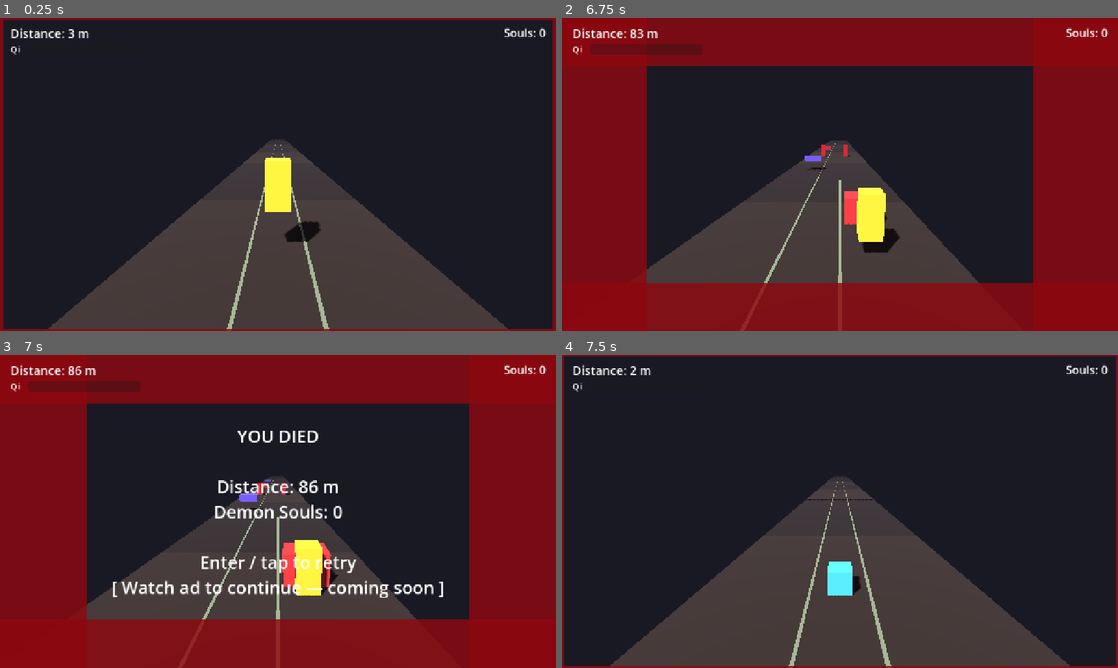
Above: before the commit, frames 1-4 (two rows, left to right).
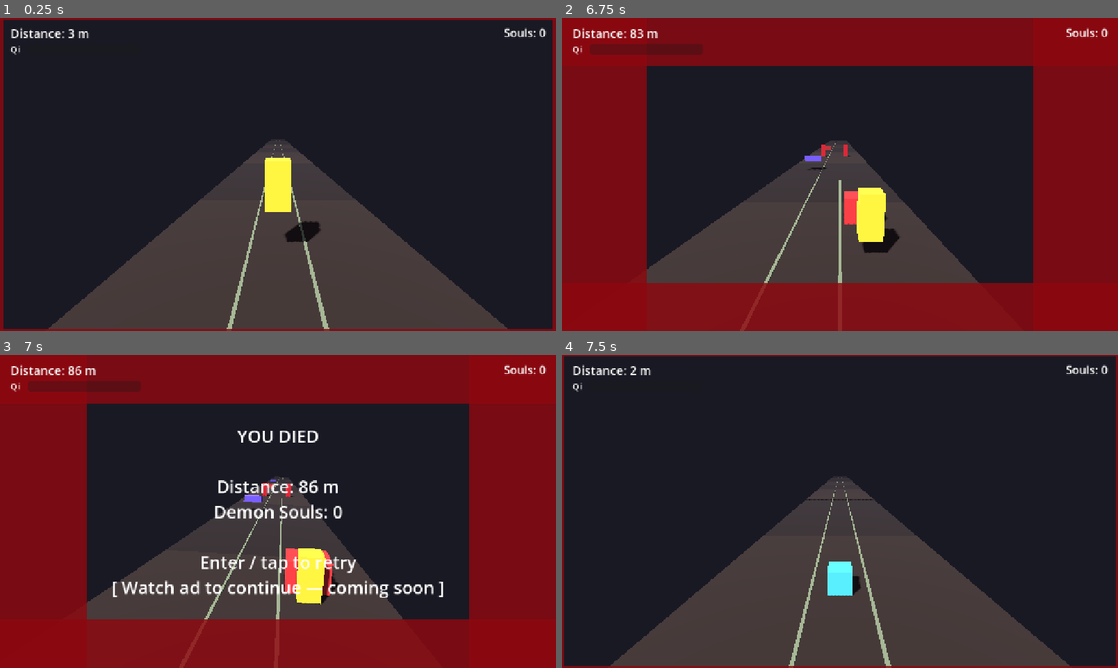
Above: after the commit, the same moments.

Repository: DanielEleojo/tribulation
Game: Godot game, scene res://scenes/game.tscn
The game is run twice, just before and just after one commit, with the same random seed, the same clock (stepped at 60 frames per second) and the same inputs.
Inputs (mouse positions are in pixels of both pictures, inside the frame that each line leads up to):
- Up to frame 1 (0.25 s): no input
- Up to frame 2 (6.75 s): tap Enter (restart) at 0.5, 4.15 s; move the mouse to (962, 158) at 0.52 s; hold Right (move_right) 0.53-1.28 s; tap F (slash) every 1.5 s from 0.6 to 6.6 s; click (962, 158) at 0.67 s; tap Space (jump) at 0.77, 1.52, 3.02, 3.77, 4.52, 6.02 s; move the mouse to (728, 190) at 1.27 s; hold Left (move_left) 1.28-2.03 s; tap Down (slide) every 1.5 s from 1.35 to 5.85 s; move the mouse to (895, 105) at 2.02 s; hold Right (move_right) 2.03-3.53 s; move the mouse to (812, 237) at 2.77 s; click (812, 237) at 2.92 s; move the mouse to (1006, 221) at 3.52 s; hold Left (move_left) 3.53-5.78 s; move the mouse to (673, 127) at 4.27 s; move the mouse to (867, 174) at 5.02 s; click (867, 174) at 5.17 s; move the mouse to (756, 96) at 5.77 s; hold Right (move_right) from 5.78 s (still down); move the mouse to (962, 158) at 6.52 s
- Up to frame 3 (7 s): keep holding Right (move_right); tap Space (jump) at 6.77 s
- Up to frame 4 (7.5 s): keep holding Right (move_right); tap Enter (restart) at 7.25 s; move the mouse to (728, 527) at 7.27 s; tap Down (slide) at 7.35 s; click (728, 527) at 7.42 s

Frames 1-2 are identical in both runs. In frame 3, 1.8% of the frame differs, in the area x 15-75%, y 39-85%; in frame 4, nothing differs.

Commit message:
Phase 3.1: screen shake + hitstop juice

Diff:
--- a/scripts/camera_follow.gd
+++ b/scripts/camera_follow.gd
@@ -8,12 +8,21 @@
 @export var x_follow: float = 0.5      # how much of the player's X the camera tracks
 @export var look_ahead: float = 12.0   # how far ahead the camera aims (-Z)
 @export var follow_sharp: float = 8.0  # X smoothing rate
+@export var shake_translate: float = 0.6   # max positional shake (units) at full trauma
+@export var shake_roll: float = 0.09       # max roll shake (radians) at full trauma
+@export var trauma_decay: float = 2.4      # how fast trauma fades (per sec)
 
 var player: Node3D
+var _trauma: float = 0.0
 
 func _ready() -> void:
 	make_current()
+	add_to_group("camera")
 	player = get_tree().get_first_node_in_group("player")
+
+## Add screen-shake energy (0..1). Squared on apply for a punchy falloff.
+func add_trauma(amount: float) -> void:
+	_trauma = minf(1.0, _trauma + amount)
 
 func _process(delta: float) -> void:
 	if player == null:
@@ -25,3 +34,11 @@
 	global_position.y = height
 	global_position.z = player.global_position.z + back
 	look_at(Vector3(player.global_position.x * 0.5, 1.0, player.global_position.z - look_ahead), Vector3.UP)
+
+	# Trauma-based screen shake, applied after aiming so it jitters the framing.
+	if _trauma > 0.0:
+		_trauma = maxf(0.0, _trauma - trauma_decay * delta)
+		var s: float = _trauma * _trauma
+		global_position.x += randf_range(-1.0, 1.0) * s * shake_translate
+		global_position.y += randf_range(-1.0, 1.0) * s * shake_translate
+		rotate_object_local(Vector3(0.0, 0.0, 1.0), randf_range(-1.0, 1.0) * s * shake_roll)
--- a/scripts/game.gd
+++ b/scripts/game.gd
@@ -20,6 +20,7 @@
 var net: float = 0.0                  # 0 = open, 1 = closed (death)
 var souls: int = 0                    # Demon Souls collected this run (+1 per kill)
 var _hud
+var _cam
 
 func _ready() -> void:
 	add_to_group("game")
@@ -40,6 +41,7 @@
 	var net_overlay := get_tree().get_first_node_in_group("net_overlay")
 	if net_overlay != null:
 		net_changed.connect(net_overlay.on_net_changed)
+	_cam = get_tree().get_first_node_in_group("camera")
 
 	qi_changed.emit(qi, qi_max)   # initialize the HUD bar at 0
 	net_changed.emit(net)
@@ -85,6 +87,8 @@
 	if is_dead:
 		return
 	is_dead = true
+	_shake(0.9)
+	_hitstop(0.12)
 	died.emit()
 
 ## Called by the player after a slash kills enemies. Charges Qi; bursts at max.
@@ -93,6 +97,7 @@
 		return
 	souls += count
 	souls_changed.emit(souls)
+	_shake(0.12)
 	qi = minf(qi_max, qi + qi_per_kill * float(count))
 	qi_changed.emit(qi, qi_max)
 	# Each kill pushes the Heavenly Net back.
@@ -107,6 +112,8 @@
 		if is_instance_valid(e):
 			e.queue_free()
 	_spawn_burst_fx()
+	_shake(0.5)
+	_hitstop(0.06)
 	qi = 0.0
 	qi_changed.emit(qi, qi_max)
 	# A burst also throws the Heavenly Net back.
@@ -143,11 +150,13 @@
 	if safe:
 		qi = minf(qi_max, qi + 25.0)
 		net = maxf(0.0, net - 0.15)
+		_shake(0.15)
 		if _hud != null:
 			_hud.flash(Color(0.2, 0.9, 0.4))
 	else:
 		qi = maxf(0.0, qi - 40.0)
 		net = minf(1.0, net + 0.30)
+		_shake(0.5)
 		if _hud != null:
 			_hud.flash(Color(0.9, 0.15, 0.2))
 	qi_changed.emit(qi, qi_max)
@@ -160,4 +169,16 @@
 		restart()
 
 func restart() -> void:
+	Engine.time_scale = 1.0   # safety: hitstop must never persist across a reload
 	get_tree().reload_current_scene()
+
+## Camera screen shake (no-op if camera not found).
+func _shake(amount: float) -> void:
+	if _cam != null:
+		_cam.add_trauma(amount)
+
+## Brief time freeze for impact. Uses a real-time timer so it unfreezes itself.
+func _hitstop(duration: float) -> void:
+	Engine.time_scale = 0.0
+	await get_tree().create_timer(duration, true, false, true).timeout
+	Engine.time_scale = 1.0
Not shown, changed: devlog.txt
Not shown, added: scripts/gate.gd.uid
Not shown, added: scripts/net_overlay.gd.uid
